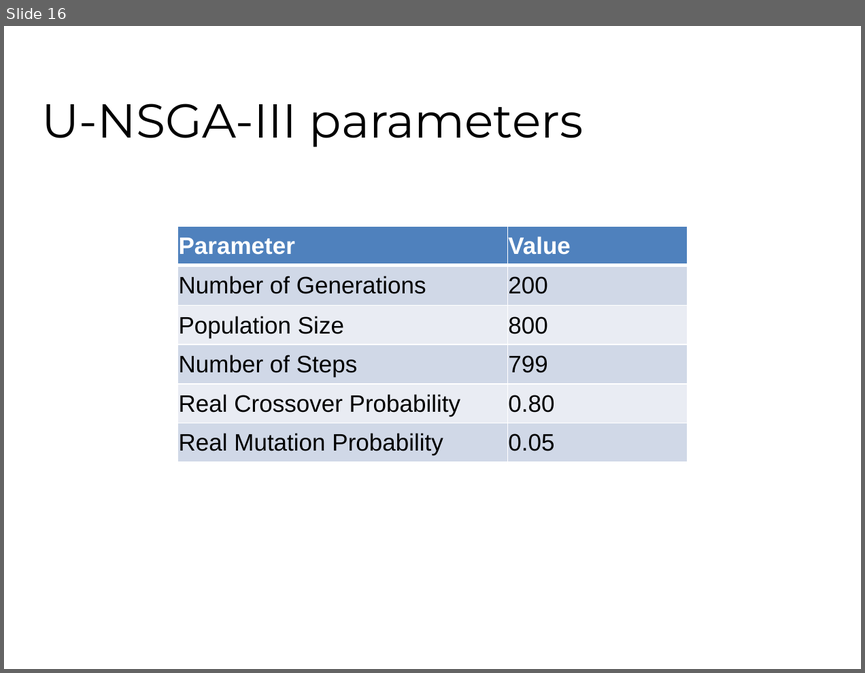
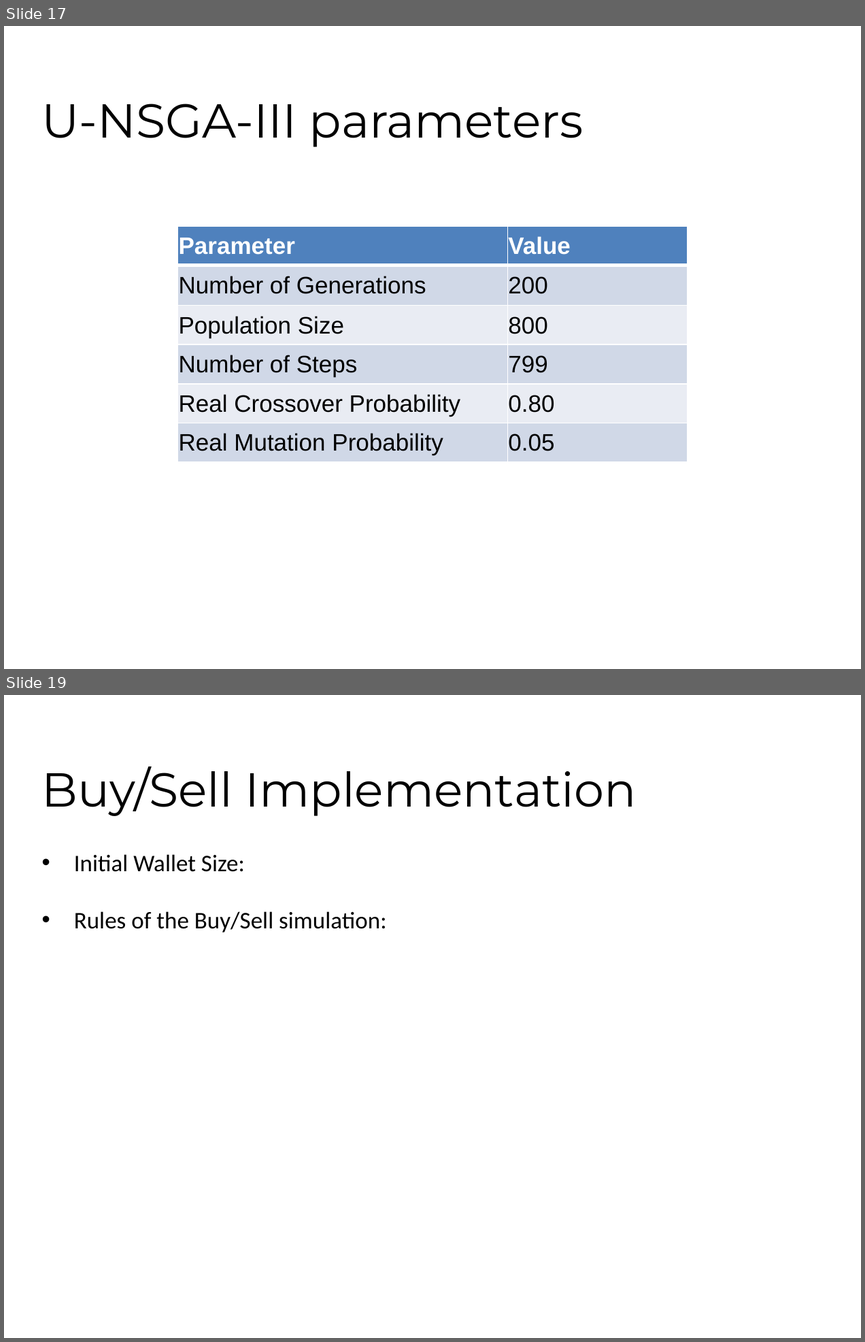
Before and after one commit to fhh23/Evolving-Stock-Market-Indicators-Using-Multi-Objective-Genetic-Algorithms, a slide deck: CSE848_Hormasji_Reiff_PaperPresentation.pptx. Shown one above the other, each under a label of ours: slide 16 before the commit, slides 17 and 19 after it; the slides between them are not shown. The pictures are 865x673 and 865x1342 pixels, drawn with LibreOffice and Linux fonts; fonts in the diff are those of the drawing; background and template pictures are left out. Boxes give left, top, right and bottom in pixels: in the first picture for what was removed or moved away, otherwise in the second. Text is boxed around its words. In the diff, an @@ line names an element or a change of style, - is before the commit and + after.

Commit message:
Added more to the presentation, including slides for simulation implementation and updating the Agenda slide.

```diff
--- a/CSE848_Hormasji_Reiff_PaperPresentation.pptx
+++ b/CSE848_Hormasji_Reiff_PaperPresentation.pptx
@@ slide 19 added at (4, 695, 861, 1338), background #FFFFFF @@
@@ title added at (42, 766, 636, 816), 40 pt, text #000000 @@
+Buy/Sell Implementation
@@ text added at (74, 854, 386, 932), 20 pt, text #000000 @@
+• Initial Wallet Size:
+• Rules of the Buy/Sell simulation:
@@ what was slide 16 is now slide 17 @@
```
Also in this commit, not shown: 6 slides changed, 4 other slides added.
